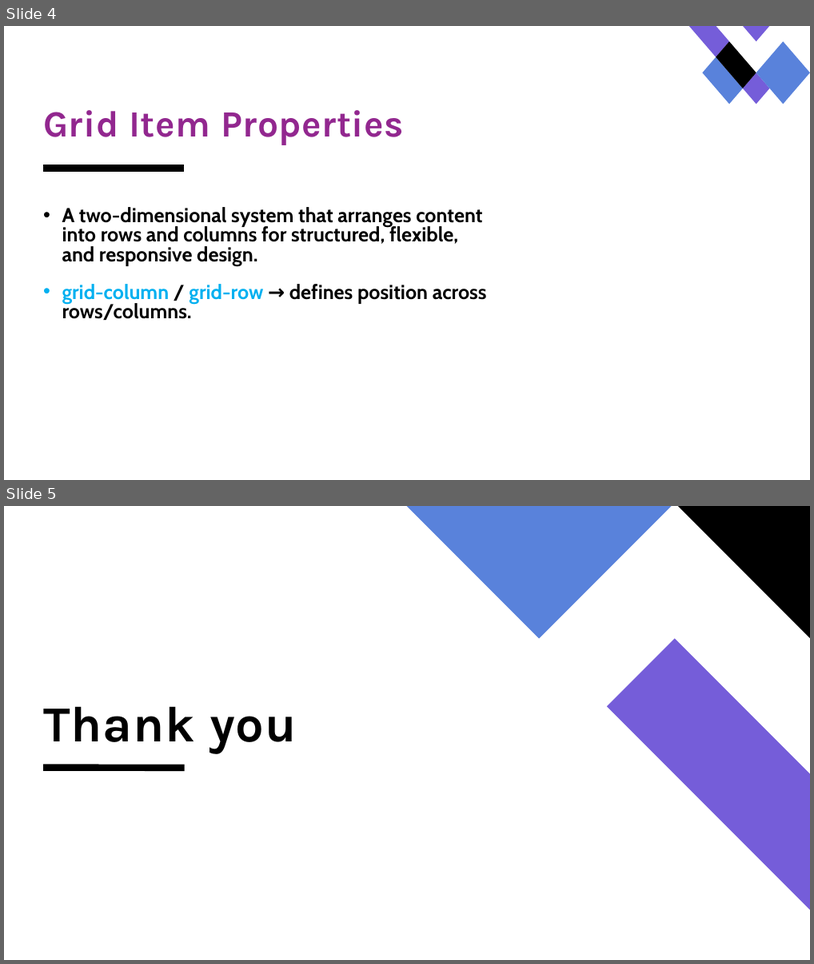
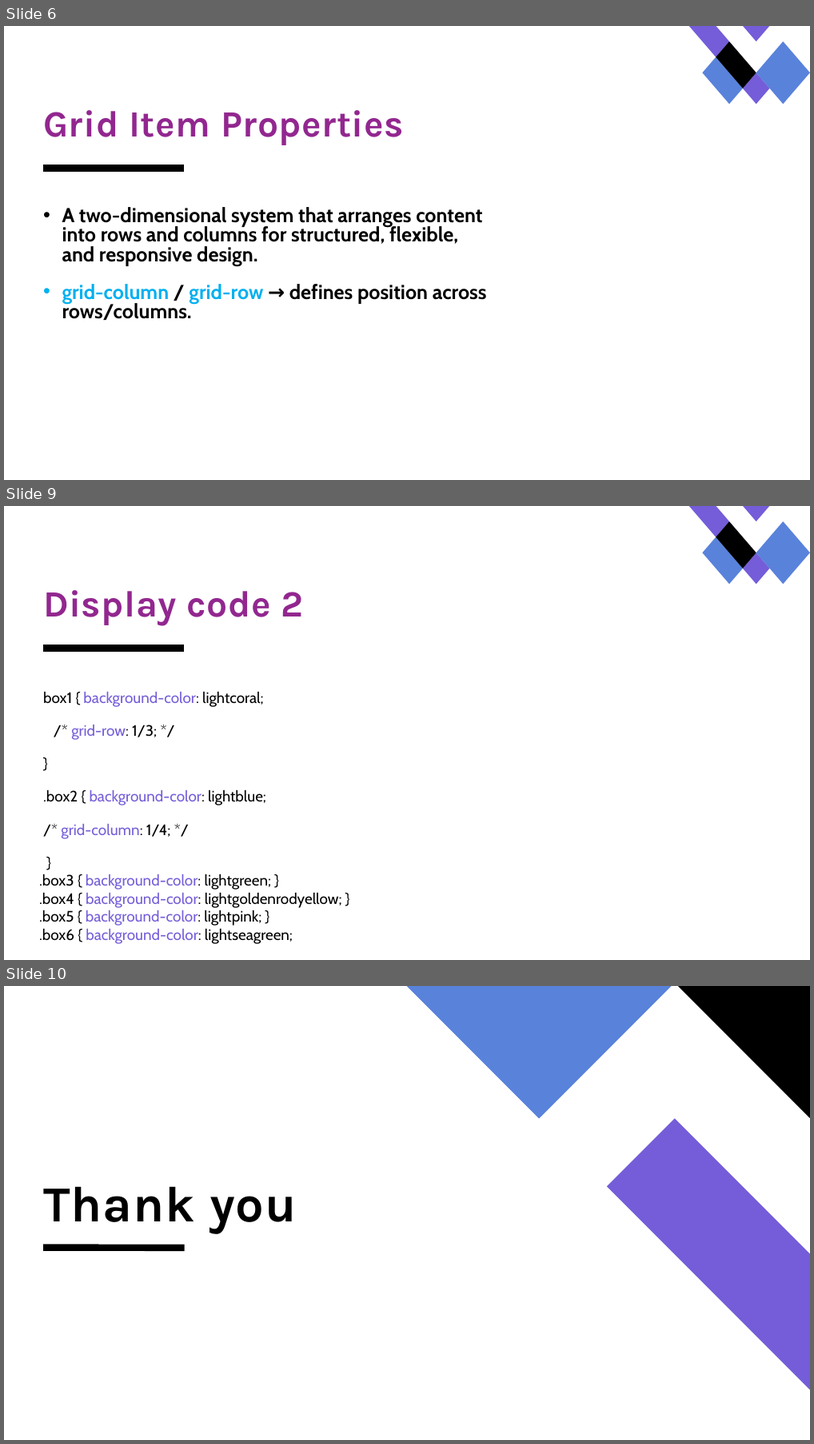
Before and after one commit to amjadsooomro/GRID_SYSTEM, a slide deck: GRID_STEYM.pptx. Shown one above the other, each under a label of ours: slides 4 and 5 before the commit, slides 6, 9 and 10 after it; the slides between them are not shown. The pictures are 814x964 and 814x1444 pixels, drawn with LibreOffice and Linux fonts; fonts in the diff are those of the drawing. Boxes give left, top, right and bottom in pixels: in the first picture for what was removed or moved away, otherwise in the second. Text is boxed around its words. In the diff, an @@ line names an element or a change of style, - is before the commit and + after.

```diff
--- a/GRID_STEYM.pptx
+++ b/GRID_STEYM.pptx
@@ slide 9 added at <box>4,506,810,960</box>, background #FFFFFF; not listed: 6 template elements that a slide beside it also shows @@
@@ title added at <box>43,590,303,625</box>, 44 pt, text #92278F, bold @@
+Display code 2
@@ text added at <box>43,691,266,839</box>, 18 pt, text #000000 @@
+box1 { background-color: lightcoral;
+/* grid-row: 1/3; */
+}
+.box2 { background-color: lightblue;
+/* grid-column: 1/4; */
+}
@@ text added at <box>39,873,342,944</box>, 18 pt, text #000000 @@
+.box3 { background-color: lightgreen; }
+.box4 { background-color: lightgoldenrodyellow; }
+.box5 { background-color: lightpink; }
+.box6 { background-color: lightseagreen; }
@@ what was slide 4 is now slide 6 @@
@@ what was slide 5 is now slide 10 @@
```
Also in this commit, not shown: 4 other slides added.
